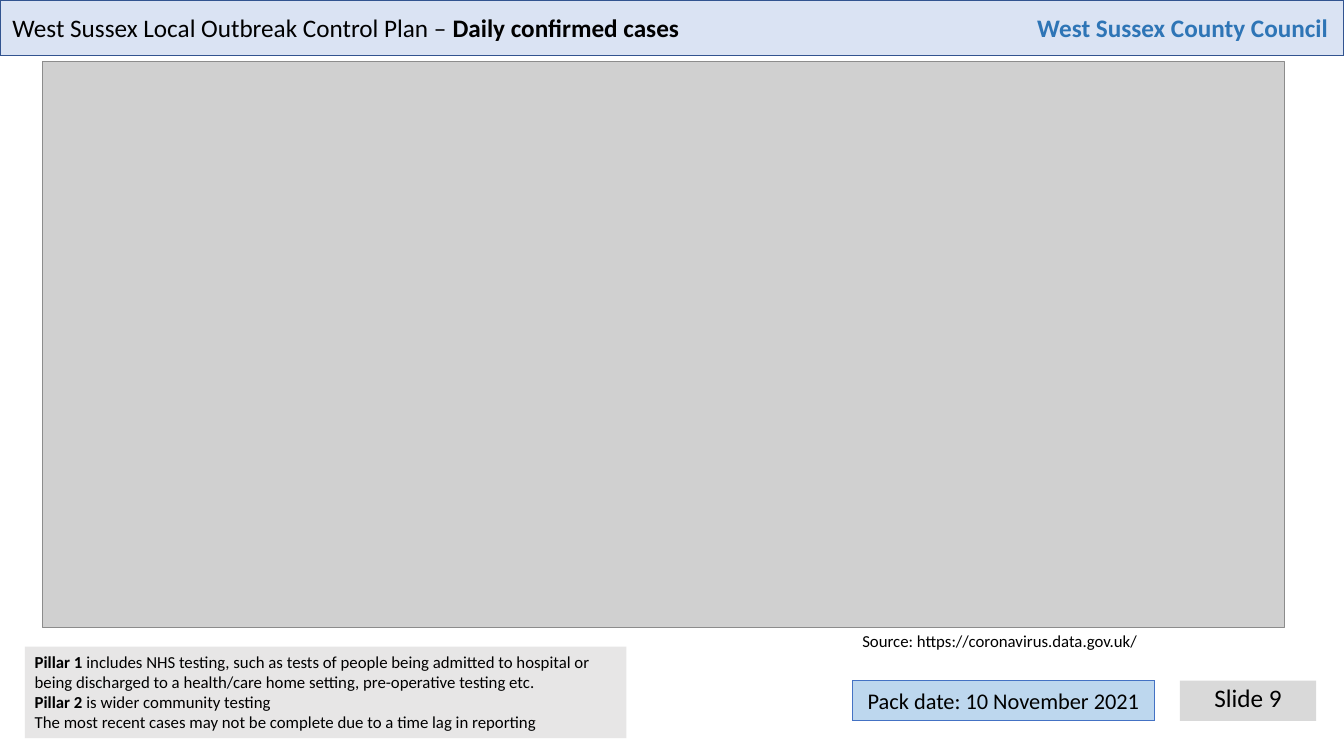
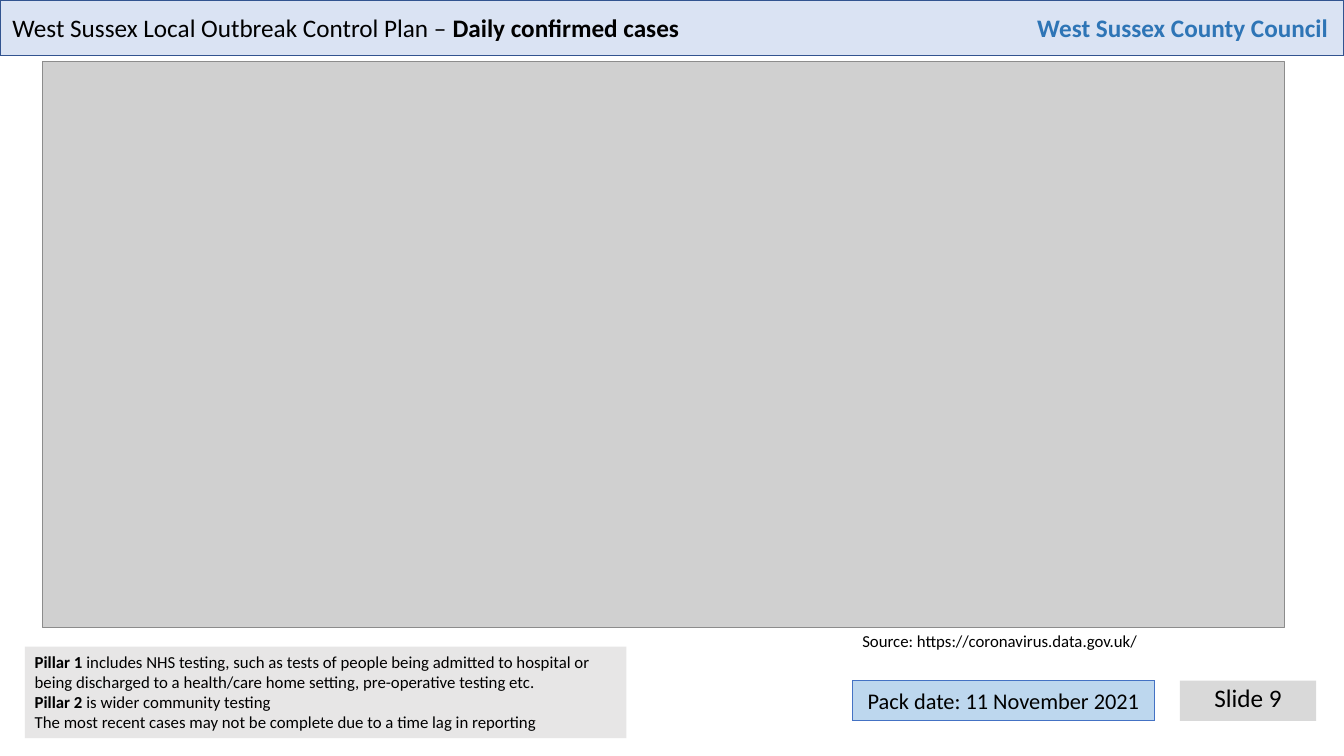
Before and after one commit to psychty/wsx_covid_datapack_public, a slide deck: slide 9 of Latest_West_Sussex_C19_slide_deck.pptx. Drawn at 1344x756 pixels with LibreOffice and Linux fonts; fonts in the diff are those of the drawing; grey boxes stand for pictures. Boxes give left, top, right and bottom in pixels: in the first picture for what was removed or moved away, otherwise in the second. Text is boxed around its words. In the diff, an @@ line names an element or a change of style, - is before the commit and + after.

```diff
--- a/Latest_West_Sussex_C19_slide_deck.pptx
+++ b/Latest_West_Sussex_C19_slide_deck.pptx
@@ text in rectangle at [868, 693, 1139, 709]: text changed @@
-Pack date: 10 November 2021
+Pack date: 11 November 2021
```
Also in this commit, not shown: 21 other slides changed, 59 other files.
